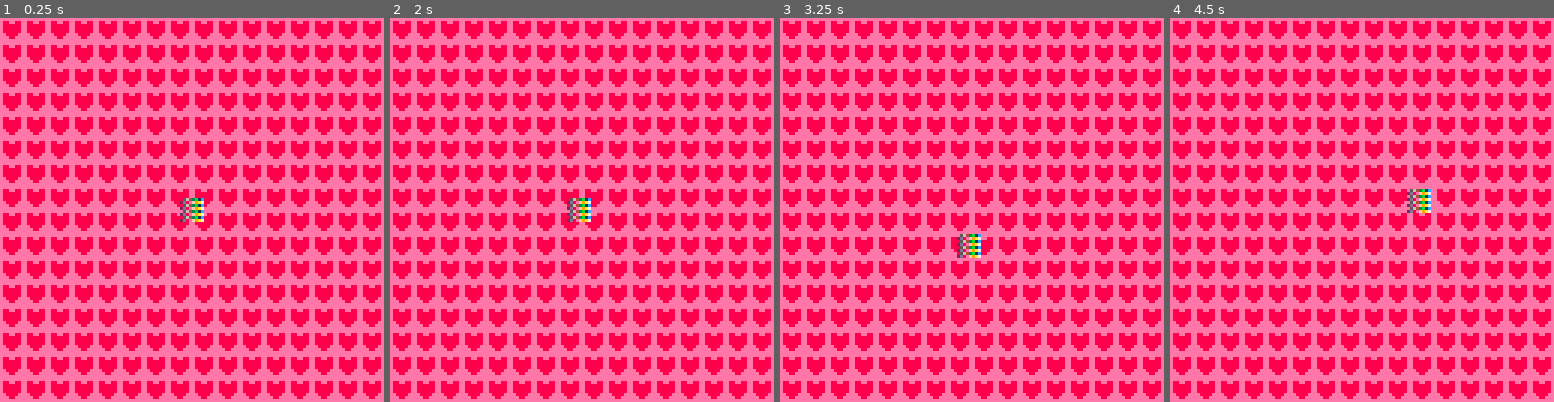
Above: before the commit, frames 1-4 (left to right).
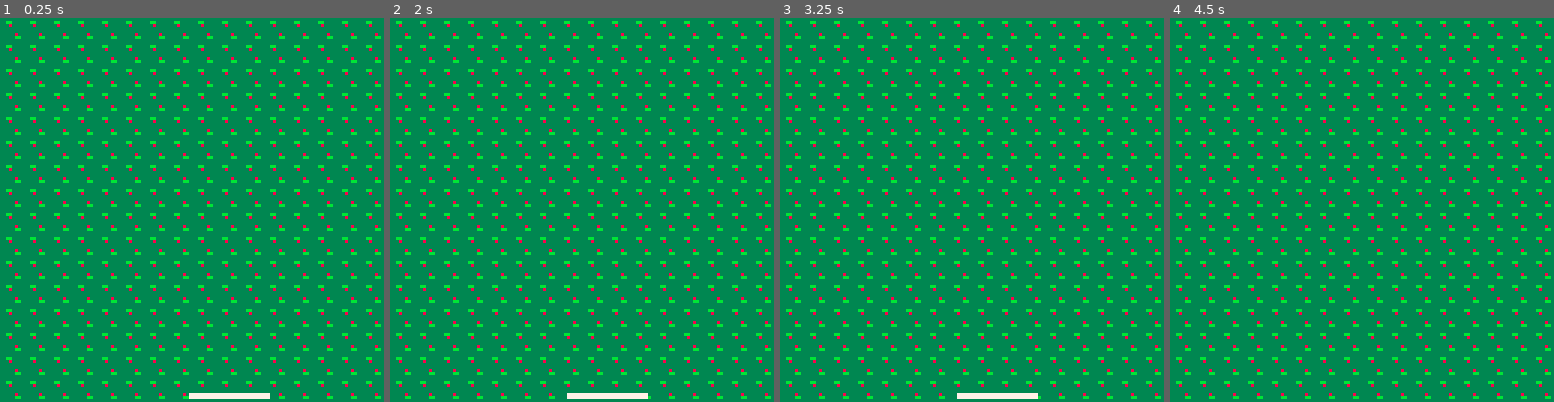
Above: after the commit, the same moments.

Repository: adatechschool/PC-pico8-maraalno
Game: PICO-8 cartridge monjeu.p8
The game is run twice, just before and just after one commit, with the same random seed, the same clock (stepped at 60 frames per second) and the same inputs.
Inputs:
- Up to frame 1 (0.25 s): no input
- Up to frame 2 (2 s): hold Left from 1.97 s (still down)
- Up to frame 3 (3.25 s): release Left at 2.37 s; hold Down 2.42-2.82 s; hold Right from 2.87 s (still down)
- Up to frame 4 (4.5 s): release Right at 3.53 s; hold Up 3.58-4.08 s; hold Right from 4.13 s (still down)

The runs differ from the first frame. In frame 1, 97% of the frame differs, in the area x 0-100%, y 0-100%; in frame 2, 97%; in frame 3, 97%; in frame 4, 97%.

Commit message:
[Feature_code_deplacement_raquette]v1

Diff:
--- a/monjeu.p8
+++ b/monjeu.p8
@@ -2,21 +2,19 @@
 version 29
 __lua__
 function _init()
-	x=60
-	y=60
+	p = {x=60,	y=95, speed = 4}
 end
 
 function _update()
-	if(btn(➡️)) x+=1
-	if(btn(⬅️)) x-=1
-	if(btn(⬇️)) y+=1
-	if(btn(⬆️)) y-=1
+	if(btn(➡️)) p.x+=p.speed
+	if(btn(⬅️)) p.x-=p.speed
+
 end
 
 function _draw()
 	cls()
 	map(0,0,0,0)
-	spr(7,x,y)
+	spr(8,p.x,p.y,4,4)
 end
 
 
@@ -161,35 +159,156 @@
 
 
 
+…(120 lines of a section not shown)…
 __map__
-0101010101010101010101010101010101010101010101010101010101010101010101010101010101010101010101010101010101000000000000000000000000000000000000000000000000000000000000000000000000000000000000000000000000000000000000000000000000000000000000000000000000000000
-0101010101010101010101010101010101010101010101010101010101010101010101010101010101010101010101010101010101000000000000000000000000000000000000000000000000000000000000000000000000000000000000000000000000000000000000000000000000000000000000000000000000000000
-0101010101010101010101010101010101010101010101010101010101010101010101010101010101010101010101010101010101000000000000000000000000000000000000000000000000000000000000000000000000000000000000000000000000000000000000000000000000000000000000000000000000000000
-0101010101010101010101010101010101010101010101010101010101010101010101010101010101010101010101010101010101000000000000000000000000000000000000000000000000000000000000000000000000000000000000000000000000000000000000000000000000000000000000000000000000000000
-0101010101010101010101010101010101010101010101010101010101010101010101010101010101010101010101010101010101000000000000000000000000000000000000000000000000000000000000000000000000000000000000000000000000000000000000000000000000000000000000000000000000000000
-0101010101010101010101010101010101010101010101010101010101010101010101010101010101010101010101010101010101000000000000000000000000000000000000000000000000000000000000000000000000000000000000000000000000000000000000000000000000000000000000000000000000000000
-0101010101010101010101010101010101010101010101010101010101010101010101010101010101010101010101010101010101000000000000000000000000000000000000000000000000000000000000000000000000000000000000000000000000000000000000000000000000000000000000000000000000000000
-0101010101010101010101010101010101010101010101010101010101010101010101010101010101010101010101010101010100000000000000000000000000000000000000000000000000000000000000000000000000000000000000000000000000000000000000000000000000000000000000000000000000000000
-0101010101010101010101010101010101010101010101010101010101010101010101010101010101010101010101010101010100000000000000000000000000000000000000000000000000000000000000000000000000000000000000000000000000000000000000000000000000000000000000000000000000000000
-0101010101010101010101010101010101010101010101010101010101010101010101010101010101010101010101010101010100000000000000000000000000000000000000000000000000000000000000000000000000000000000000000000000000000000000000000000000000000000000000000000000000000000
-0101010101010101010101010101010101010101010101010101010101010101010101010101010101010101010101010101010100000000000000000000000000000000000000000000000000000000000000000000000000000000000000000000000000000000000000000000000000000000000000000000000000000000
-0101010101010101010101010101010101010101010101010101010101010101010101010101010101010101010101010101010100000000000000000000000000000000000000000000000000000000000000000000000000000000000000000000000000000000000000000000000000000000000000000000000000000000
-0101010101010101010101010101010101010101010101010101010101010101010101010101010101010101010101010101000000000000000000000000000000000000000000000000000000000000000000000000000000000000000000000000000000000000000000000000000000000000000000000000000000000000
-0101010101010101010101010101010101010101010101010101010101010101010101010101010101010101010101010101000000000000000000000000000000000000000000000000000000000000000000000000000000000000000000000000000000000000000000000000000000000000000000000000000000000000
-0101010101010101010101010101010101010101010101000000000000000000000001010101010101010101010101010101000000000000000000000000000000000000000000000000000000000000000000000000000000000000000000000000000000000000000000000000000000000000000000000000000000000000
-0101010101010101010101010101010101010101010101000000000000000000000001010101010101010101010101010101000000000000000000000000000000000000000000000000000000000000000000000000000000000000000000000000000000000000000000000000000000000000000000000000000000000000
-0101010101010101010101010101010101010101010101000000000000000000000101010101010101010101010101010101000000000000000000000000000000000000000000000000000000000000000000000000000000000000000000000000000000000000000000000000000000000000000000000000000000000000
-0101010101010101010101010101010101010101010101000000000000000000000101010101010101010101010101010101000000000000000000000000000000000000000000000000000000000000000000000000000000000000000000000000000000000000000000000000000000000000000000000000000000000000
-0101010101010101010101010101010101010101010101000000000000000000000101010101010101010101010101010100000000000000000000000000000000000000000000000000000000000000000000000000000000000000000000000000000000000000000000000000000000000000000000000000000000000000
-0101010101010101010101010101010101010101010101000000000000000000000101010101010101010101010101010100000000000000000000000000000000000000000000000000000000000000000000000000000000000000000000000000000000000000000000000000000000000000000000000000000000000000
-0101010101010101010101010101010101010101010101000000000000000000000101010101010101010101010101010100000000000000000000000000000000000000000000000000000000000000000000000000000000000000000000000000000000000000000000000000000000000000000000000000000000000000
-0101010101010101010101010101010101010101010101000000000000000000000101010101010101010101010101010100000000000000000000000000000000000000000000000000000000000000000000000000000000000000000000000000000000000000000000000000000000000000000000000000000000000000
-0101010101010101010101010101010101010101010101010101010101010101010101010101010101010101010101010100000000000000000000000000000000000000000000000000000000000000000000000000000000000000000000000000000000000000000000000000000000000000000000000000000000000000
-0000000000000000010101010101010101010101010101010101010101010101010101010101010101010101010101010100000000000000000000000000000000000000000000000000000000000000000000000000000000000000000000000000000000000000000000000000000000000000000000000000000000000000
-0000000000000000010101010101010101010101010101010101010101010101010101010101010101010101010101010100000000000000000000000000000000000000000000000000000000000000000000000000000000000000000000000000000000000000000000000000000000000000000000000000000000000000
-0000000000000000010101010101010101010101010101010101010101010101010101010101010101010100000000000000000000000000000000000000000000000000000000000000000000000000000000000000000000000000000000000000000000000000000000000000000000000000000000000000000000000000
-0000000000000000010101010101010101010101010101010101010101010101010101010101010101010100000000000000000000000000000000000000000000000000000000000000000000000000000000000000000000000000000000000000000000000000000000000000000000000000000000000000000000000000
-0000000000000000010101010101010101010101010101010101010101010101010101010101010101010100000000000000000000000000000000000000000000000000000000000000000000000000000000000000000000000000000000000000000000000000000000000000000000000000000000000000000000000000
-0000000000000000010101010101010101010101010101010101010101010101010101010101010101010100000000000000000000000000000000000000000000000000000000000000000000000000000000000000000000000000000000000000000000000000000000000000000000000000000000000000000000000000
-0000000000000000010101010101010101010101010101010101010101010101010101010101010101010100000000000000000000000000000000000000000000000000000000000000000000000000000000000000000000000000000000000000000000000000000000000000000000000000000000000000000000000000
-0000000000000000010101010101010101010101010101010101010101010101010101010101010101010100000000000000000000000000000000000000000000000000000000000000000000000000000000000000000000000000000000000000000000000000000000000000000000000000000000000000000000000000
+0303030303030303030303030303030301010303030303030303030303030303030303030303030303030303030303030303030303030303030303030303030303030303030303030303030303030303030303030303030303030303030303030303030303030303030303030303030303030303030303030303030303030303
+0303030303030303030303030303030301010303030303030303030303030303030303030303030303030303030303030303030303030303030303030303030303030303030303030303030303030303030303030303030303030303030303030303030303030303030303030303030303030303030303030303030303030303
+0303030303030303030303030303030301010303030303030303030303030303030303030303030303030303030303030303030303030303030303030303030303030303030303030303030303030303030303030303030303030303030303030303030303030303030303030303030303030303030303030303030303030303
+0303030303030303030303030303030301010303030303030303030303030303030303030303030303030303030303030303030303030303030303030303030303030303030303030303030303030303030303030303030303030303030303030303030303030303030303030303030303030303030303030303030303030303
+0303030303030303030303030303030301010303030303030303030303030303030303030303030303030303030303030303030303030303030303030303030303030303030303030303030303030303030303030303030303030303030303030303030303030303030303030303030303030303030303030303030303030303
+0303030303030303030303030303030301010303030303030303030303030303030303030303030303030303030303030303030303030303030303030303030303030303030303030303030303030303030303030303030303030303030303030303030303030303030303030303030303030303030303030303030303030303
+0303030303030303030303030303030303030303030303030303030303030303030303030303030303030303030303030303030303030303030303030303030303030303030303030303030303030303030303030303030303030303030303030303030303030303030303030303030303030303030303030303030303030303
+0303030303030303030303030303030303030303030303030303030303030303030303030303030303030303030303030303030303030303030303030303030303030303030303030303030303030303030303030303030303030303030303030303030303030303030303030303030303030303030303030303030303030303
+0303030303030303030303030303030303030303030303030303030303030303030303030303030303030303030303030303030303030303030303030303030303030303030303030303030303030303030303030303030303030303030303030303030303030303030303030303030303030303030303030303030303030303
+0303030303030303030303030303030303030303030303030303030303030303030303030303030303030303030303030303030303030303030303030303030303030303030303030303030303030303030303030303030303030303030303030303030303030303030303030303030303030303030303030303030303030303
+0303030303030303030303030303030303030303030303030303030303030303030303030303030303030303030303030303030303030303030303030303030303030303030303030303030303030303030303030303030303030303030303030303030303030303030303030303030303030303030303030303030303030303
+0303030303030303030303030303030303030303030303030303030303030303030303030303030303030303030303030303030303030303030303030303030303030303030303030303030303030303030303030303030303030303030303030303030303030303030303030303030303030303030303030303030303030303
+0303030303030303030303030303030303030303030303030303030303030303030303030303030303030303030303030303030303030303030303030303030303030303030303030303030303030303030303030303030303030303030303030303030303030303030303030303030303030303030303030303030303030303
+0303030303030303030303030303030303030303030303030303030303030303030303030303030303030303030303030303030303030303030303030303030303030303030303030303030303030303030303030303030303030303030303030303030303030303030303030303030303030303030303030303030303030303
+0303030303030303030303030303030303030303030303030303030303030303030303030303030303030303030303030303030303030303030303030303030303030303030303030303030303030303030303030303030303030303030303030303030303030303030303030303030303030303030303030303030303030303
+0303030303030303030303030303030303030303030303030303030303030303030303030303030303030303030303030303030303030303030303030303030303030303030303030303030303030303030303030303030303030303030303030303030303030303030303030303030303030303030303030303030303030303
+0303030303030303030303030303030303030303030303030303030303030303030303030303030303030303030303030303030303030303030303030303030303030303030303030303030303030303030303030303030303030303030303030303030303030303030303030303030303030303030303030303030303030303
+0303030303030303030303030303030303030303030303030303030303030303030303030303030303030303030303030303030303030303030303030303030303030303030303030303030303030303030303030303030303030303030303030303030303030303030303030303030303030303030303030303030303030303
+0303030303030303030303030303030303030303030303030303030303030303030303030303030303030303030303030303030303030303030303030303030303030303030303030303030303030303030303030303030303030303030303030303030303030303030303030303030303030303030303030303030303030303
+0303030303030303030303030303030303030303030303030303030303030303030303030303030303030303030303030303030303030303030303030303030303030303030303030303030303030303030303030303030303030303030303030303030303030303030303030303030303030303030303030303030303030303
+0303030303030303030303030303030303030303030303030303030303030303030303030303030303030303030303030303030303030303030303030303030303030303030303030303030303030303030303030303030303030303030303030303030303030303030303030303030303030303030303030303030303030303
+0303030303030303030303030303030303030303030303030303030303030303030303030303030303030303030303030303030303030303030303030303030303030303030303030303030303030303030303030303030303030303030303030303030303030303030303030303030303030303030303030303030303030303
+0303030303030303030303030303030303030303030303030303030303030303030303030303030303030303030303030303030303030303030303030303030303030303030303030303030303030303030303030303030303030303030303030303030303030303030303030303030303030303030303030303030303030303
+0303030303030303030303030303030303030303030303030303030303030303030303030303030303030303030303030303030303030303030303030303030303030303030303030303030303030303030303030303030303030303030303030303030303030303030303030303030303030303030303030303030303030303
+0303030303030303030303030303030303030303030303030303030303030303030303030303030303030303030303030303030303030303030303030303030303030303030303030303030303030303030303030303030303030303030303030303030303030303030303030303030303030303030303030303030303030303
+0303030303030303030303030303030303030303030303030303030303030303030303030303030303030303030303030303030303030303030303030303030303030303030303030303030303030303030303030303030303030303030303030303030303030303030303030303030303030303030303030303030303030303
+0303030303030303030303030303030303030303030303030303030303030303030303030303030303030303030303030303030303030303030303030303030303030303030303030303030303030303030303030303030303030303030303030303030303030303030303030303030303030303030303030303030303030303
+0303030303030303030303030303030303030303030303030303030303030303030303030303030303030303030303030303030303030303030303030303030303030303030303030303030303030303030303030303030303030303030303030303030303030303030303030303030303030303030303030303030303030303
+0303030303030303030303030303030303030303030303030303030303030303030303030303030303030303030303030303030303030303030303030303030303030303030303030303030303030303030303030303030303030303030303030303030303030303030303030303030303030303030303030303030303030303
+0303030303030303030303030303030303030303030303030303030303030303030303030303030303030303030303030303030303030303030303030303030303030303030303030303030303030303030303030303030303030303030303030303030303030303030303030303030303030303030303030303030303030303
+0303030303030303030303030303030303030303030303030303030303030303030303030303030303030303030303030303030303030303030303030303030303030303030303030303030303030303030303030303030303030303030303030303030303030303030303030303030303030303030303030303030303030303
+0303030303030303030303030303030303030303030303030303030303030303030303030303030303030303030303030303030303030303030303030303030303030303030303030303030303030303030303030303030303030303030303030303030303030303030303030303030303030303030303030303030303030303
Not shown, changed: 245 lines of the sprite sheet (__gfx__) section of monjeu.p8
